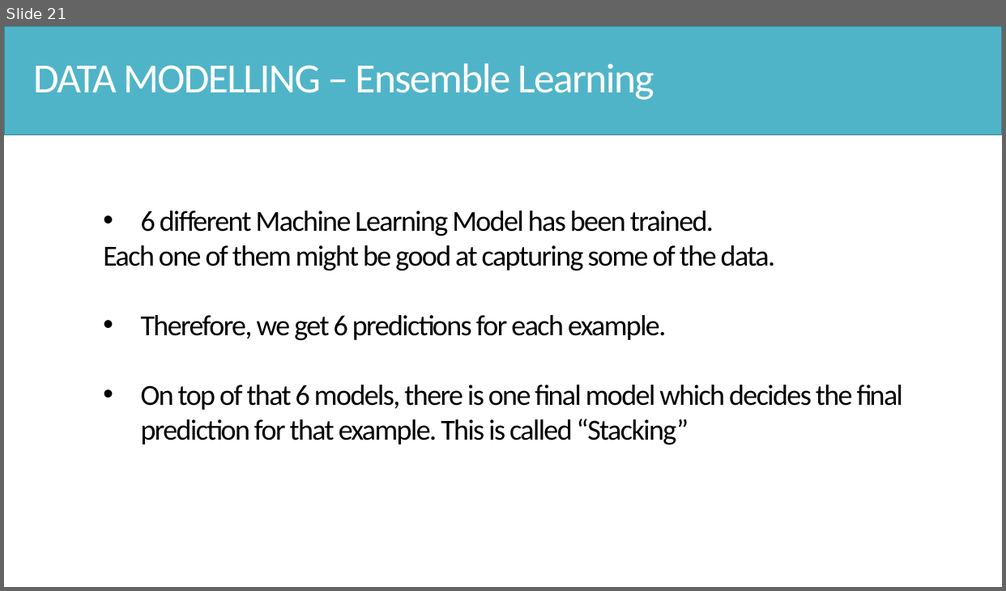
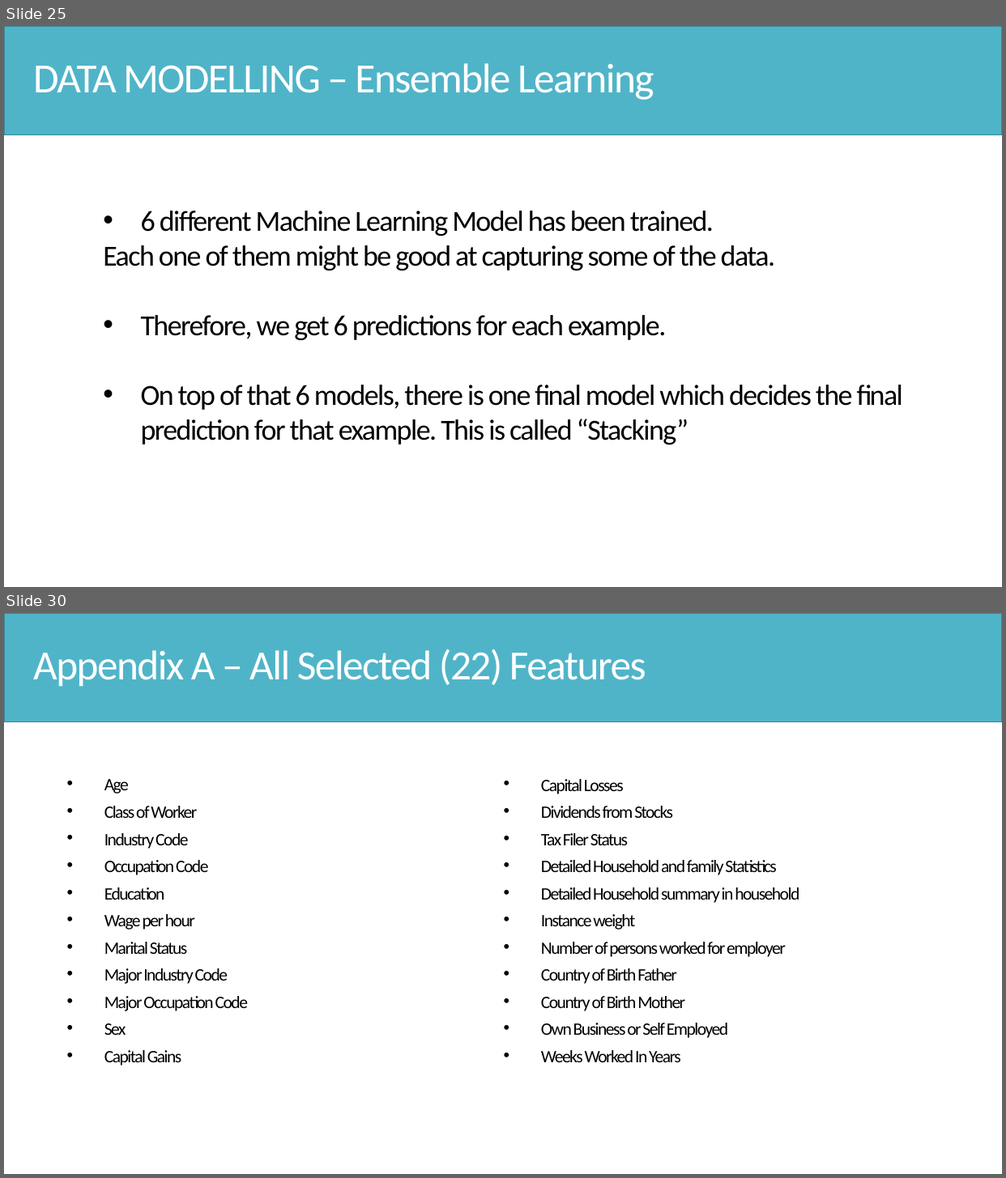
Before and after one commit to Hsgngr/dataiku_income_classification, a slide deck: Task_Presentation.pptx. Shown one above the other, each under a label of ours: slide 21 before the commit, slides 25 and 30 after it; the slides between them are not shown. The pictures are 1006x591 and 1006x1178 pixels, drawn with LibreOffice and Linux fonts; fonts in the diff are those of the drawing. Boxes give left, top, right and bottom in pixels: in the first picture for what was removed or moved away, otherwise in the second. Text is boxed around its words. In the diff, an @@ line names an element or a change of style, - is before the commit and + after.

```diff
--- a/Task_Presentation.pptx
+++ b/Task_Presentation.pptx
@@ slide 30 added at <box>4,613,1002,1174</box>, background #FFFFFF @@
@@ rectangle added at <box>4,613,1002,722</box>, fill #50B4C8, outline #3B8594 1 pt @@
@@ text added at <box>33,649,646,687</box>, 40 pt, text #FFFFFF @@
+Appendix A – All Selected (22) Features
@@ text added at <box>104,779,248,1066</box>, 16.8 pt, text #000000 @@
+• Age
+• Class of Worker
+• Industry Code
+• Occupation Code
+• Education
+• Wage per hour
+• Marital Status
+• Major Industry Code
+• Major Occupation Code
+• Sex
+• Capital Gains
@@ text added at <box>541,779,799,1063</box>, 16.8 pt, text #000000 @@
+• Capital Losses
+• Dividends from Stocks
+• Tax Filer Status
+• Detailed Household and family Statistics
+• Detailed Household summary in household
+• Instance weight
+• Number of persons worked for employer
+• Country of Birth Father
+• Country of Birth Mother
+• Own Business or Self Employed
+• Weeks Worked In Years
@@ what was slide 21 is now slide 25 @@
```
Also in this commit, not shown: 4 slides changed, 8 other slides added, 1 slide removed, 1 other file.
